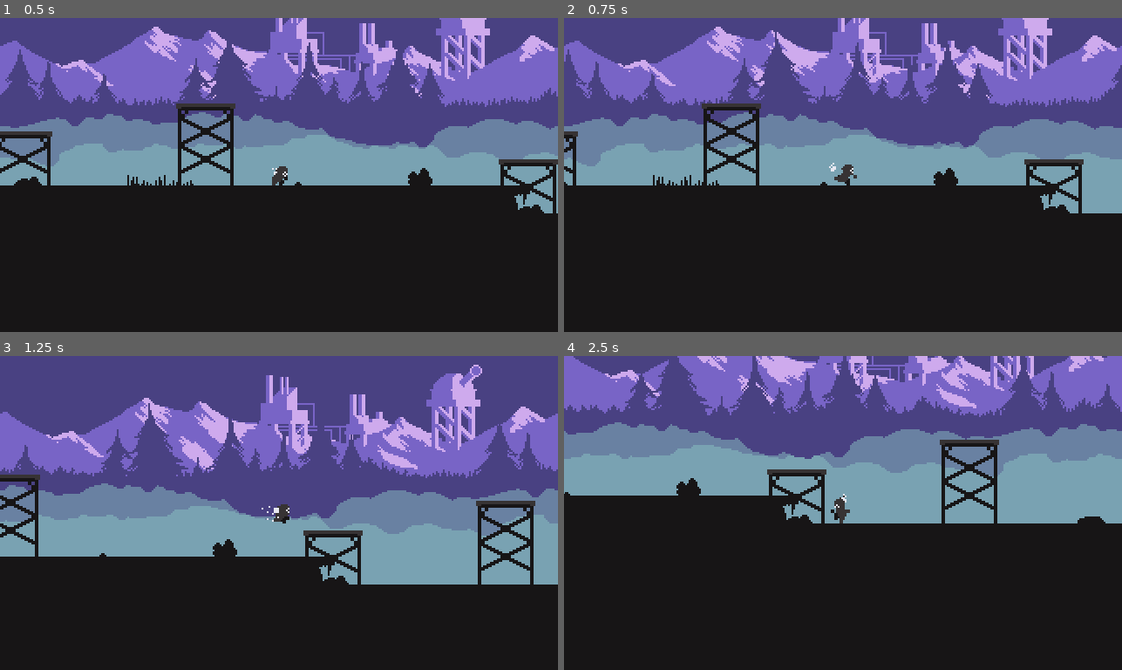
Above: before the commit, frames 1-4 (two rows, left to right).
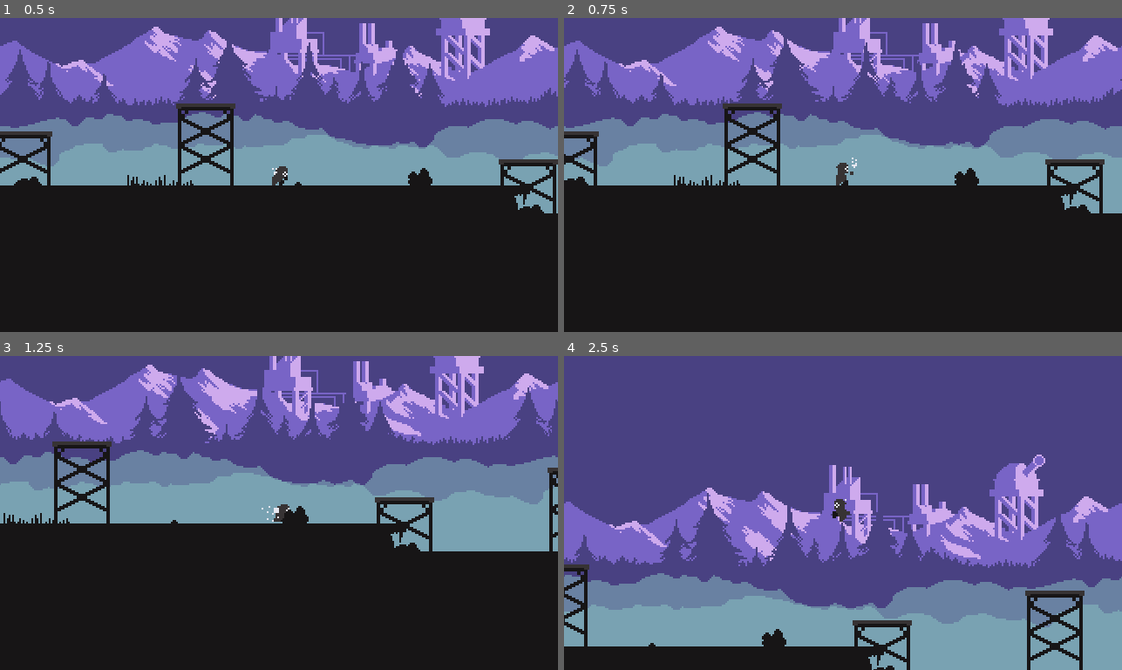
Above: after the commit, the same moments.

Repository: Gabrijel-Cobanov/SpiritFall
Game: Godot game, scene res://Scenes/main.tscn
Same seed, same stepped clock (60 frames per second), same inputs: the game is played once before the commit and once after it.
Inputs:
- Up to frame 1 (0.5 s): no input
- Up to frame 2 (0.75 s): tap Enter (ui_accept) at 0.5 s; hold D (right) from 0.53 s (still down); tap K (attack) at 0.6 s
- Up to frame 3 (1.25 s): keep holding D (right); tap J (jump) at 0.77, 1.07 s; tap L (dash) at 0.8 s
- Up to frame 4 (2.5 s): tap L (dash) at 1.35 s; tap J (jump) at 1.52, 1.55, 1.82 s; release D (right) at 2.03 s; hold A (left) from 2.03 s (still down); hold J (jump) from 2.03 s (still down); tap K (attack) at 2.3 s

Frame 1 is identical in both runs. In frame 2, 9.8% of the frame differs, in the area x 0-100%, y 0-63%; in frame 3, 48%; in frame 4, 80%, in the area x 0-100%, y 0-100%.

Commit message:
Added the swing1 and swing2 transitions, tweaked the Dash
Need to add a 3 attack combo counter and a small timer in between to add some rtyhm to the combat

Diff:
--- a/Scenes/Player/player.tscn
+++ b/Scenes/Player/player.tscn
@@ -9,6 +9,55 @@
 radius = 4.0
 height = 12.0
 
+[sub_resource type="Animation" id="Animation_c4l8c"]
+resource_name = "dash"
+length = 0.38
+step = 0.02
+tracks/0/type = "value"
+tracks/0/imported = false
+tracks/0/enabled = true
+tracks/0/path = NodePath(".:frame")
+tracks/0/interp = 1
+tracks/0/loop_wrap = true
+tracks/0/keys = {
+"times": PackedFloat32Array(0, 0.0547223, 0.109601, 0.178237, 0.242717, 0.29936, 0.36),
+"transitions": PackedFloat32Array(1, 1, 1, 1, 1, 1, 1),
+"update": 1,
+"values": [70, 71, 72, 73, 74, 75, 76]
+}
+
+[sub_resource type="Animation" id="Animation_j1o7b"]
+resource_name = "death"
+length = 0.7
+tracks/0/type = "value"
+tracks/0/imported = false
+tracks/0/enabled = true
+tracks/0/path = NodePath(".:frame")
+tracks/0/interp = 1
+tracks/0/loop_wrap = true
+tracks/0/keys = {
+"times": PackedFloat32Array(0, 0.7),
+"transitions": PackedFloat32Array(1, 1),
+"update": 0,
+"values": [200, 207]
+}
+
+[sub_resource type="Animation" id="Animation_1rv2n"]
+resource_name = "hurt"
+length = 0.3
+tracks/0/type = "value"
+tracks/0/imported = false
+tracks/0/enabled = true
+tracks/0/path = NodePath(".:frame")
+tracks/0/interp = 1
+tracks/0/loop_wrap = true
+tracks/0/keys = {
+"times": PackedFloat32Array(0, 0.3),
+"transitions": PackedFloat32Array(1, 1),
+"update": 0,
+"values": [190, 192]
+}
+
 [sub_resource type="Animation" id="Animation_cahm5"]
 resource_name = "idle"
 loop_mode = 1
@@ -23,6 +72,57 @@
 "transitions": PackedFloat32Array(1, 1, 1, 1, 1, 1, 1, 1, 1, 1, 1),
 "update": 1,
 "values": [0, 1, 2, 3, 4, 5, 6, 7, 8, 9, 10]
+}
+
+[sub_resource type="Animation" id="Animation_jo45q"]
+resource_name = "jump_end"
+length = 0.2
+step = 0.05
+tracks/0/type = "value"
+tracks/0/imported = false
+tracks/0/enabled = true
+tracks/0/path = NodePath(".:frame")
+tracks/0/interp = 1
+tracks/0/loop_wrap = true
+tracks/0/keys = {
+"times": PackedFloat32Array(0, 0.05, 0.1, 0.2),
+"transitions": PackedFloat32Array(1, 1, 1, 1),
+"update": 1,
+"values": [60, 61, 62, 63]
+}
+
+[sub_resource type="Animation" id="Animation_7n7qg"]
+resource_name = "jump_middle"
+length = 0.4
+loop_mode = 1
+tracks/0/type = "value"
+tracks/0/imported = false
+tracks/0/enabled = true
+tracks/0/path = NodePath(".:frame")
+tracks/0/interp = 1
+tracks/0/loop_wrap = true
+tracks/0/keys = {
+"times": PackedFloat32Array(0, 0.1, 0.2, 0.3),
+"transitions": PackedFloat32Array(1, 1, 1, 1),
+"update": 1,
+"values": [50, 51, 52, 53]
+}
+
+[sub_resource type="Animation" id="Animation_vrtvu"]
+resource_name = "jump_start"
+length = 0.25
+step = 0.01
+tracks/0/type = "value"
+tracks/0/imported = false
+tracks/0/enabled = true
+tracks/0/path = NodePath(".:frame")
+tracks/0/interp = 1
+tracks/0/loop_wrap = true
+tracks/0/keys = {
+"times": PackedFloat32Array(0, 0.05, 0.09, 0.13, 0.19, 0.25),
+"transitions": PackedFloat32Array(1, 1, 1, 1, 1, 1),
+"update": 1,
+"values": [40, 41, 42, 43, 44, 45]
 }
 
 [sub_resource type="Animation" id="Animation_o7pss"]
@@ -42,106 +142,6 @@
 "values": [20, 21, 22, 23, 24, 25, 26, 27]
 }
 
-[sub_resource type="Animation" id="Animation_vrtvu"]
-resource_name = "jump_start"
-length = 0.25
-step = 0.01
-tracks/0/type = "value"
-tracks/0/imported = false
-tracks/0/enabled = true
-tracks/0/path = NodePath(".:frame")
-tracks/0/interp = 1
-tracks/0/loop_wrap = true
-tracks/0/keys = {
-"times": PackedFloat32Array(0, 0.05, 0.09, 0.13, 0.19, 0.25),
-"transitions": PackedFloat32Array(1, 1, 1, 1, 1, 1),
-"update": 1,
-"values": [40, 41, 42, 43, 44, 45]
-}
-
-[sub_resource type="Animation" id="Animation_7n7qg"]
-resource_name = "jump_middle"
-length = 0.4
-loop_mode = 1
-tracks/0/type = "value"
-tracks/0/imported = false
-tracks/0/enabled = true
-tracks/0/path = NodePath(".:frame")
-tracks/0/interp = 1
-tracks/0/loop_wrap = true
-tracks/0/keys = {
-"times": PackedFloat32Array(0, 0.1, 0.2, 0.3),
-"transitions": PackedFloat32Array(1, 1, 1, 1),
-"update": 1,
-"values": [50, 51, 52, 53]
-}
-
-[sub_resource type="Animation" id="Animation_jo45q"]
-resource_name = "jump_end"
-length = 0.2
-step = 0.05
-tracks/0/type = "value"
-tracks/0/imported = false
-tracks/0/enabled = true
-tracks/0/path = NodePath(".:frame")
-tracks/0/interp = 1
-tracks/0/loop_wrap = true
-tracks/0/keys = {
-"times": PackedFloat32Array(0, 0.05, 0.1, 0.2),
-"transitions": PackedFloat32Array(1, 1, 1, 1),
-"update": 1,
-"values": [60, 61, 62, 63]
-}
-
-[sub_resource type="Animation" id="Animation_c4l8c"]
-resource_name = "dash"
-length = 0.4
-step = 0.02
-tracks/0/type = "value"
-tracks/0/imported = false
-tracks/0/enabled = true
-tracks/0/path = NodePath(".:frame")
-tracks/0/interp = 1
-tracks/0/loop_wrap = true
-tracks/0/keys = {
-"times": PackedFloat32Array(0, 0.06, 0.12, 0.18, 0.24, 0.3, 0.36),
-"transitions": PackedFloat32Array(1, 1, 1, 1, 1, 1, 1),
-"update": 1,
-"values": [70, 71, 72, 73, 74, 75, 76]
-}
-
-[sub_resource type="Animation" id="Animation_r1eho"]
-resource_name = "swing2_side"
-length = 0.4
-tracks/0/type = "value"
-tracks/0/imported = false
-tracks/0/enabled = true
-tracks/0/path = NodePath(".:frame")
-tracks/0/interp = 1
-tracks/0/loop_wrap = true
-tracks/0/keys = {
-"times": PackedFloat32Array(0, 0.1, 0.2, 0.3),
-"transitions": PackedFloat32Array(1, 1, 1, 1),
-"update": 1,
-"values": [90, 91, 92, 93]
-}
-
-[sub_resource type="Animation" id="Animation_ypueo"]
-resource_name = "swing1"
-length = 0.4
-tracks/0/type = "value"
-tracks/0/imported = false
-tracks/0/enabled = true
-tracks/0/path = NodePath(".:frame")
-tracks/0/interp = 1
-tracks/0/loop_wrap = true
-tracks/0/keys = {
-"times": PackedFloat32Array(0, 0.1, 0.2, 0.3),
-"transitions": PackedFloat32Array(1, 1, 1, 1),
-"update": 1,
-"values": [80, 81, 82, 83]
-}
-
 [sub_resource type="Animation" id="Animation_qpbpu"]
 resource_name = "smash_attack"
 length = 0.7
@@ -158,164 +158,174 @@
 "values": [100, 101, 102, 103, 104, 105, 106, 107]
 }
 
+[sub_resource type="Animation" id="Animation_4yf34"]
+resource_name = "swing1_down_air"
+length = 0.35
+step = 0.05
+tracks/0/type = "value"
+tracks/0/imported = false
+tracks/0/enabled = true
+tracks/0/path = NodePath(".:frame")
+tracks/0/interp = 1
+tracks/0/loop_wrap = true
+tracks/0/keys = {
+"times": PackedFloat32Array(0, 0.35),
+"transitions": PackedFloat32Array(1, 1),
+"update": 0,
+"values": [170, 173]
+}
+
+[sub_resource type="Animation" id="Animation_ypueo"]
+resource_name = "swing1"
+length = 0.35
+step = 0.05
+tracks/0/type = "value"
+tracks/0/imported = false
+tracks/0/enabled = true
+tracks/0/path = NodePath(".:frame")
+tracks/0/interp = 1
+tracks/0/loop_wrap = true
+tracks/0/keys = {
+"times": PackedFloat32Array(0, 0.35),
+"transitions": PackedFloat32Array(1, 1),
+"update": 0,
+"values": [80, 83]
+}
+
+[sub_resource type="Animation" id="Animation_x2fb5"]
+resource_name = "swing1_side_air"
+length = 0.35
+step = 0.05
+tracks/0/type = "value"
+tracks/0/imported = false
+tracks/0/enabled = true
+tracks/0/path = NodePath(".:frame")
+tracks/0/interp = 1
+tracks/0/loop_wrap = true
+tracks/0/keys = {
+"times": PackedFloat32Array(0, 0.35),
+"transitions": PackedFloat32Array(1, 1),
+"update": 0,
+"values": [130, 133]
+}
+
 [sub_resource type="Animation" id="Animation_5mfxm"]
 resource_name = "swing1_up"
-length = 0.4
-tracks/0/type = "value"
-tracks/0/imported = false
-tracks/0/enabled = true
-tracks/0/path = NodePath(".:frame")
-tracks/0/interp = 1
-tracks/0/loop_wrap = true
-tracks/0/keys = {
-"times": PackedFloat32Array(0, 0.4),
+length = 0.35
+step = 0.05
+tracks/0/type = "value"
+tracks/0/imported = false
+tracks/0/enabled = true
+tracks/0/path = NodePath(".:frame")
+tracks/0/interp = 1
+tracks/0/loop_wrap = true
+tracks/0/keys = {
+"times": PackedFloat32Array(0, 0.35),
 "transitions": PackedFloat32Array(1, 1),
 "update": 0,
 "values": [110, 113]
+}
+
+[sub_resource type="Animation" id="Animation_idhwj"]
+resource_name = "swing1_up_air"
+length = 0.35
+step = 0.05
+tracks/0/type = "value"
+tracks/0/imported = false
+tracks/0/enabled = true
+tracks/0/path = NodePath(".:frame")
+tracks/0/interp = 1
+tracks/0/loop_wrap = true
+tracks/0/keys = {
+"times": PackedFloat32Array(0, 0.35),
+"transitions": PackedFloat32Array(1, 1),
+"update": 0,
+"values": [150, 153]
+}
+
+[sub_resource type="Animation" id="Animation_mf8h0"]
+resource_name = "swing2_down_air"
+length = 0.35
+step = 0.05
+tracks/0/type = "value"
+tracks/0/imported = false
+tracks/0/enabled = true
+tracks/0/path = NodePath(".:frame")
+tracks/0/interp = 1
+tracks/0/loop_wrap = true
+tracks/0/keys = {
+"times": PackedFloat32Array(0, 0.35),
+"transitions": PackedFloat32Array(1, 1),
+"update": 0,
+"values": [180, 183]
+}
+
+[sub_resource type="Animation" id="Animation_r1eho"]
+resource_name = "swing2_side"
+length = 0.35
+step = 0.05
+tracks/0/type = "value"
+tracks/0/imported = false
+tracks/0/enabled = true
+tracks/0/path = NodePath(".:frame")
+tracks/0/interp = 1
+tracks/0/loop_wrap = true
+tracks/0/keys = {
+"times": PackedFloat32Array(0, 0.35),
+"transitions": PackedFloat32Array(1, 1),
+"update": 0,
+"values": [90, 93]
+}
+
+[sub_resource type="Animation" id="Animation_dukdc"]
+resource_name = "swing2_side_air"
+length = 0.35
+step = 0.05
+tracks/0/type = "value"
+tracks/0/imported = false
+tracks/0/enabled = true
+tracks/0/path = NodePath(".:frame")
+tracks/0/interp = 1
+tracks/0/loop_wrap = true
+tracks/0/keys = {
+"times": PackedFloat32Array(0, 0.35),
+"transitions": PackedFloat32Array(1, 1),
+"update": 0,
+"values": [140, 143]
 }
 
 [sub_resource type="Animation" id="Animation_wt3hx"]
 resource_name = "swing2_up"
-length = 0.4
-tracks/0/type = "value"
-tracks/0/imported = false
-tracks/0/enabled = true
-tracks/0/path = NodePath(".:frame")
-tracks/0/interp = 1
-tracks/0/loop_wrap = true
-tracks/0/keys = {
-"times": PackedFloat32Array(0, 0.4),
+length = 0.35
+step = 0.05
+tracks/0/type = "value"
+tracks/0/imported = false
+tracks/0/enabled = true
+tracks/0/path = NodePath(".:frame")
+tracks/0/interp = 1
+tracks/0/loop_wrap = true
+tracks/0/keys = {
+"times": PackedFloat32Array(0, 0.35),
 "transitions": PackedFloat32Array(1, 1),
 "update": 0,
 "values": [120, 123]
-}
-
-[sub_resource type="Animation" id="Animation_x2fb5"]
-resource_name = "swing1_side_air"
-length = 0.4
-tracks/0/type = "value"
-tracks/0/imported = false
-tracks/0/enabled = true
-tracks/0/path = NodePath(".:frame")
-tracks/0/interp = 1
-tracks/0/loop_wrap = true
-tracks/0/keys = {
-"times": PackedFloat32Array(0, 0.4),
-"transitions": PackedFloat32Array(1, 1),
-"update": 0,
-"values": [130, 133]
-}
-
-[sub_resource type="Animation" id="Animation_dukdc"]
-resource_name = "swing2_side_air"
-length = 0.4
-tracks/0/type = "value"
-tracks/0/imported = false
-tracks/0/enabled = true
-tracks/0/path = NodePath(".:frame")
-tracks/0/interp = 1
-tracks/0/loop_wrap = true
-tracks/0/keys = {
-"times": PackedFloat32Array(0, 0.4),
-"transitions": PackedFloat32Array(1, 1),
-"update": 0,
-"values": [140, 143]
-}
-
-[sub_resource type="Animation" id="Animation_idhwj"]
-resource_name = "swing1_up_air"
-length = 0.4
-tracks/0/type = "value"
-tracks/0/imported = false
-tracks/0/enabled = true
-tracks/0/path = NodePath(".:frame")
-tracks/0/interp = 1
-tracks/0/loop_wrap = true
-tracks/0/keys = {
-"times": PackedFloat32Array(0, 0.4),
-"transitions": PackedFloat32Array(1, 1),
-"update": 0,
-"values": [150, 153]
 }
 
 [sub_resource type="Animation" id="Animation_puhkf"]
 resource_name = "swing2_up_air"
-length = 0.4
-tracks/0/type = "value"
-tracks/0/imported = false
-tracks/0/enabled = true
-tracks/0/path = NodePath(".:frame")
-tracks/0/interp = 1
-tracks/0/loop_wrap = true
-tracks/0/keys = {
-"times": PackedFloat32Array(0, 0.4),
+length = 0.35
+step = 0.05
+tracks/0/type = "value"
+tracks/0/imported = false
+tracks/0/enabled = true
+tracks/0/path = NodePath(".:frame")
+tracks/0/interp = 1
+tracks/0/loop_wrap = true
+tracks/0/keys = {
+"times": PackedFloat32Array(0, 0.35),
 "transitions": PackedFloat32Array(1, 1),
 "update": 0,
 "values": [160, 163]
-}
-
-[sub_resource type="Animation" id="Animation_4yf34"]
-resource_name = "swing1_down_air"
-length = 0.4
-tracks/0/type = "value"
-tracks/0/imported = false
-tracks/0/enabled = true
-tracks/0/path = NodePath(".:frame")
-tracks/0/interp = 1
-tracks/0/loop_wrap = true
-tracks/0/keys = {
-"times": PackedFloat32Array(0, 0.4),
-"transitions": PackedFloat32Array(1, 1),
-"update": 0,
-"values": [170, 173]
-}
-
-[sub_resource type="Animation" id="Animation_mf8h0"]
-resource_name = "swing2_down_air"
-length = 0.4
-tracks/0/type = "value"
-tracks/0/imported = false
-tracks/0/enabled = true
-tracks/0/path = NodePath(".:frame")
-tracks/0/interp = 1
-tracks/0/loop_wrap = true
-tracks/0/keys = {
-"times": PackedFloat32Array(0, 0.4),
-"transitions": PackedFloat32Array(1, 1),
-"update": 0,
-"values": [180, 183]
-}
-
-[sub_resource type="Animation" id="Animation_1rv2n"]
-resource_name = "hurt"
-length = 0.3
-tracks/0/type = "value"
-tracks/0/imported = false
-tracks/0/enabled = true
-tracks/0/path = NodePath(".:frame")
-tracks/0/interp = 1
-tracks/0/loop_wrap = true
-tracks/0/keys = {
-"times": PackedFloat32Array(0, 0.3),
-"transitions": PackedFloat32Array(1, 1),
-"update": 0,
-"values": [190, 192]
-}
-
-[sub_resource type="Animation" id="Animation_j1o7b"]
-resource_name = "death"
-length = 0.7
-tracks/0/type = "value"
-tracks/0/imported = false
-tracks/0/enabled = true
-tracks/0/path = NodePath(".:frame")
-tracks/0/interp = 1
-tracks/0/loop_wrap = true
-tracks/0/keys = {
-"times": PackedFloat32Array(0, 0.7),
-"transitions": PackedFloat32Array(1, 1),
-"update": 0,
-"values": [200, 207]
 }
 
 [sub_resource type="AnimationLibrary" id="AnimationLibrary_j4xq4"]
@@ -358,7 +368,7 @@
 texture = ExtResource("1_3lfy2")
 hframes = 10
 vframes = 21
-frame = 20
+frame = 76
 
 [node name="StateMachine" type="Node2D" parent="." node_paths=PackedStringArray("CB2D", "animator", "input_buffer", "coyote")]
 script = ExtResource("3_x1wnp")
--- a/Scripts/Player/InputBuffer.gd
+++ b/Scripts/Player/InputBuffer.gd
@@ -3,12 +3,13 @@
 
 var buffer: Array[String] = []
 @export var buffer_time: float = 0.2
+var attack_buffer_time: float = 0.21
 var buffer_time_counter: float
 
 func _ready():
 	buffer_time_counter = buffer_time
 
-func _process(delta):
+func _physics_process(delta):
 	if buffer.size() != 0:
 		buffer_time_counter -= delta
 
--- a/Scripts/Player/PlayerStateMachine.gd
+++ b/Scripts/Player/PlayerStateMachine.gd
@@ -10,11 +10,11 @@
 #movement variables
 var gravity = ProjectSettings.get_setting("physics/2d/default_gravity")
 var movement_input: Vector2 = Vector2.ZERO
-const MOVEMENT_SPEED: float = 120
-const JUMP_VELOCITY: float = -300
+const MOVEMENT_SPEED: float = 100
+const JUMP_VELOCITY: float = -320
 const MAX_FALL_VELOCITY: float = 300
 const MAX_HEIGHT_TIME: float = 0.3
-const DASH_VELOCITY: float = 220
+const DASH_VELOCITY: float = 210
 const DASH_COOLDOWN_TIME: float = 0.8
 var current_dash_cooldown: float = 0
 
@@ -23,6 +23,7 @@
 var should_apply_gravity: bool = true
 var should_start_dash_cooldown: bool = false
 var should_countdown_dash_cooldown: bool = false
+var is_attacking: bool = false
 
 #states
 var idle: PlayerIdle
@@ -55,6 +56,8 @@
 
 func _process(delta):
 	movement_input = Input.get_vector("left", "right", "up", "down").normalized()
+	if Input.is_action_just_pressed("attack"):
+		is_attacking = true
 	Flip()
 	Handle_Dash_Cooldown(delta)
 	current_state.Update(self, delta)
--- a/Scripts/Player/States/PlayerDash.gd
+++ b/Scripts/Player/States/PlayerDash.gd
@@ -6,7 +6,7 @@
 func Enter(ctx: PlayerStateMachine):
 	print("enter dash")
 	ctx.animator.play("dash")
-	anim_duration = 0.4
+	anim_duration = 0.38
 	ctx.should_apply_gravity = false
 	ctx.CB2D.velocity.y = 0
 	ctx.should_start_dash_cooldown = true
@@ -34,6 +34,10 @@
 	if anim_duration <= 0:
 		if ctx.CB2D.is_on_floor() and ctx.movement_input.x != 0:
 			ctx.Switch_State(ctx.run)
+		elif ctx.input_buffer.Get_Last_Input_Action() == "attack":
+			ctx.Switch_State(ctx.swing1)
+		elif ctx.input_buffer.Get_Last_Input_Action() == "jump":
+			ctx.Switch_State(ctx.jump_start)
 		elif ctx.CB2D.is_on_floor():
 			ctx.Switch_State(ctx.idle)
 		else:
--- a/Scripts/Player/States/PlayerIdle.gd
+++ b/Scripts/Player/States/PlayerIdle.gd
@@ -26,5 +26,5 @@
 		ctx.Switch_State(ctx.run)
 	elif !ctx.CB2D.is_on_floor():
 		ctx.Switch_State(ctx.jump_middle)
-	#elif ctx.input_buffer.Get_Last_Input_Action() == "attack":
-		#ctx.Switch_State(ctx.swing1)
+	elif ctx.input_buffer.Get_Last_Input_Action() == "attack":
+		ctx.Switch_State(ctx.swing1)
--- a/Scripts/Player/States/PlayerJumpEnd.gd
+++ b/Scripts/Player/States/PlayerJumpEnd.gd
@@ -1,14 +1,14 @@
 extends PlayerBaseState
 class_name PlayerJumpEnd
 
-var animation_duration: float
+var anim_duration: float
 var early_transition_time: float
 
 func Enter(ctx: PlayerStateMachine):
 	print("enter jump end")
 	ctx.animator.play("jump_end")
-	animation_duration = 0.25
-	early_transition_time = animation_duration/1.5
+	anim_duration = 0.25
+	early_transition_time = anim_duration/1.5
 	ctx.CB2D.velocity.x /= 2
 	pass
 
@@ -16,7 +16,7 @@
 	Check_Transitions(ctx)
 
 func Physics_Update(ctx: PlayerStateMachine, delta:float):
-	animation_duration -= delta
+	anim_duration -= delta
 	ctx.Move_Player_Horizontally()
 
 
@@ -24,10 +24,12 @@
 	pass
 
 func Check_Transitions(ctx: PlayerStateMachine):
-	if animation_duration <= early_transition_time and ctx.input_buffer.Get_Last_Input_Action() == "jump":
+	if anim_duration <= early_transition_time and ctx.input_buffer.Get_Last_Input_Action() == "jump":
 		ctx.Switch_State(ctx.jump_start)
+	elif ctx.input_buffer.Get_Last_Input_Action() == "attack":
+		ctx.Switch_State(ctx.swing1)
 
-	if animation_duration <= 0:
+	if anim_duration <= 0:
 		if ctx.movement_input.x != 0:
 			ctx.Switch_State(ctx.run)
 		elif ctx.input_buffer.Get_Last_Input_Action() == "jump":
@@ -36,5 +38,5 @@
 			ctx.Switch_State(ctx.dash)
 		elif ctx.movement_input.x == 0:
 			ctx.Switch_State(ctx.idle)
-		#elif ctx.input_buffer.Get_Last_Input_Action() == "attack":
-			#ctx.Switch_State(ctx.swing1)
+		elif ctx.input_buffer.Get_Last_Input_Action() == "attack":
+			ctx.Switch_State(ctx.swing1)
--- a/Scripts/Player/States/PlayerJumpMiddle.gd
+++ b/Scripts/Player/States/PlayerJumpMiddle.gd
@@ -22,5 +22,7 @@
 func Check_Transitions(ctx: PlayerStateMachine):
 	if ctx.input_buffer.Get_Last_Input_Action() == "dash" and ctx.current_dash_cooldown <= 0:
 		ctx.Switch_State(ctx.dash)
+	elif ctx.input_buffer.Get_Last_Input_Action() == "attack":
+		ctx.Switch_State(ctx.swing1)
 	elif ctx.CB2D.is_on_floor():
 		ctx.Switch_State(ctx.jump_end)
--- a/Scripts/Player/States/PlayerJumpStart.gd
+++ b/Scripts/Player/States/PlayerJumpStart.gd
@@ -30,5 +30,3 @@
 			ctx.Switch_State(ctx.jump_end)
 		else:
 			ctx.Switch_State(ctx.jump_middle)
-		#elif ctx.input_buffer.Get_Last_Input_Action() == "attack":
-			#ctx.Switch_State(ctx.swing1)
--- a/Scripts/Player/States/PlayerRun.gd
+++ b/Scripts/Player/States/PlayerRun.gd
@@ -24,5 +24,5 @@
 		ctx.Switch_State(ctx.dash)
 	elif ctx.coyote.coyote_timer <= 0:
 		ctx.Switch_State(ctx.jump_middle)
-	#elif ctx.input_buffer.Get_Last_Input_Action() == "attack":
-		#ctx.Switch_State(ctx.swing1)
+	elif ctx.input_buffer.Get_Last_Input_Action() == "attack":
+		ctx.Switch_State(ctx.swing1)
--- a/Scripts/Player/States/PlayerSwing1.gd
+++ b/Scripts/Player/States/PlayerSwing1.gd
@@ -1,14 +1,52 @@
 extends PlayerBaseState
 class_name PlayerSwing1
 
+var anim_duration: float
+
 func Enter(ctx: PlayerStateMachine):
-	pass
+	ctx.is_attacking = false
+	anim_duration = 0.3
+	Pick_Attack_Anim(ctx)
 
 func Update(ctx: PlayerStateMachine, delta:float):
-	pass
+	Check_Transitions(ctx)
 
 func Physics_Update(ctx: PlayerStateMachine, delta:float):
-	pass
+	anim_duration -= delta
+	if !ctx.CB2D.is_on_floor():
+		ctx.Move_Player_Horizontally()
+	else:
+		ctx.CB2D.velocity.x = move_toward(ctx.CB2D.velocity.x, 0, 20)
 
 func Exit(ctx: PlayerStateMachine):
 	pass
+
+func Check_Transitions(ctx: PlayerStateMachine):
+	if anim_duration <= 0:
+		if ctx.is_attacking:
+			ctx.Switch_State(ctx.swing2)
+		elif ctx.CB2D.is_on_floor():
+			if ctx.movement_input.x != 0:
+				ctx.Switch_State(ctx.run)
+			elif ctx.input_buffer.Get_Last_Input_Action() == "jump":
+				ctx.Switch_State(ctx.jump_start)
+			elif ctx.input_buffer.Get_Last_Input_Action() == "dash" and ctx.current_dash_cooldown <= 0:
+				ctx.Switch_State(ctx.dash)
+			elif ctx.movement_input.x == 0:
+				ctx.Switch_State(ctx.idle)
+		else:
+			ctx.Switch_State(ctx.jump_middle)
+
+func Pick_Attack_Anim(ctx: PlayerStateMachine):
+	if ctx.CB2D.is_on_floor():
+		if ctx.movement_input.y < 0:
+			ctx.animator.play("swing1_up")
+		else:
+			ctx.animator.play("swing1_side")
+	else:
+		if ctx.movement_input.y < 0:
+			ctx.animator.play("swing1_up_air")
+		elif ctx.movement_input.y > 0:
+			ctx.animator.play("swing1_down_air")
+		else:
+			ctx.animator.play("swing1_side_air")
--- a/Scripts/Player/States/PlayerSwing2.gd
+++ b/Scripts/Player/States/PlayerSwing2.gd
@@ -1,14 +1,52 @@
 extends PlayerBaseState
 class_name PlayerSwing2
 
+var anim_duration: float
+
 func Enter(ctx: PlayerStateMachine):
-	pass
+	ctx.is_attacking = false
+	anim_duration = 0.3
+	Pick_Attack_Anim(ctx)
 
 func Update(ctx: PlayerStateMachine, delta:float):
-	pass
+	Check_Transitions(ctx)
 
 func Physics_Update(ctx: PlayerStateMachine, delta:float):
-	pass
+	anim_duration -= delta
+	if !ctx.CB2D.is_on_floor():
+		ctx.Move_Player_Horizontally()
+	else:
+		ctx.CB2D.velocity.x = move_toward(ctx.CB2D.velocity.x, 0, 20)
 
 func Exit(ctx: PlayerStateMachine):
 	pass
+
+func Check_Transitions(ctx: PlayerStateMachine):
+	if anim_duration <= 0:
+		if ctx.is_attacking:
+			ctx.Switch_State(ctx.swing1)
+		elif ctx.CB2D.is_on_floor():
+			if ctx.movement_input.x != 0:
+				ctx.Switch_State(ctx.run)
+			elif ctx.input_buffer.Get_Last_Input_Action() == "jump":
+				ctx.Switch_State(ctx.jump_start)
+			elif ctx.input_buffer.Get_Last_Input_Action() == "dash" and ctx.current_dash_cooldown <= 0:
+				ctx.Switch_State(ctx.dash)
+			elif ctx.movement_input.x == 0:
+				ctx.Switch_State(ctx.idle)
+		else:
+			ctx.Switch_State(ctx.jump_middle)
+
+func Pick_Attack_Anim(ctx: PlayerStateMachine):
+	if ctx.CB2D.is_on_floor():
+		if ctx.movement_input.y < 0:
+			ctx.animator.play("swing2_up")
+		else:
+			ctx.animator.play("swing2_side")
+	else:
+		if ctx.movement_input.y < 0:
+			ctx.animator.play("swing2_up_air")
+		elif ctx.movement_input.y > 0:
+			ctx.animator.play("swing2_down_air")
+		else:
+			ctx.animator.play("swing2_side_air")
